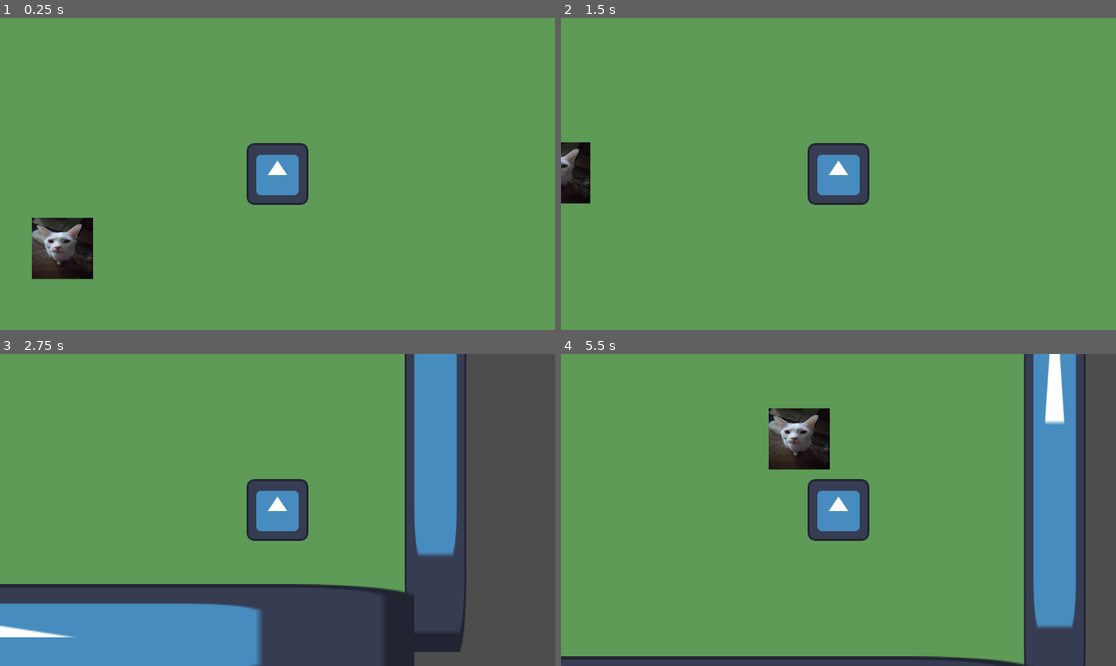
Above: before the commit, frames 1-4 (two rows, left to right).
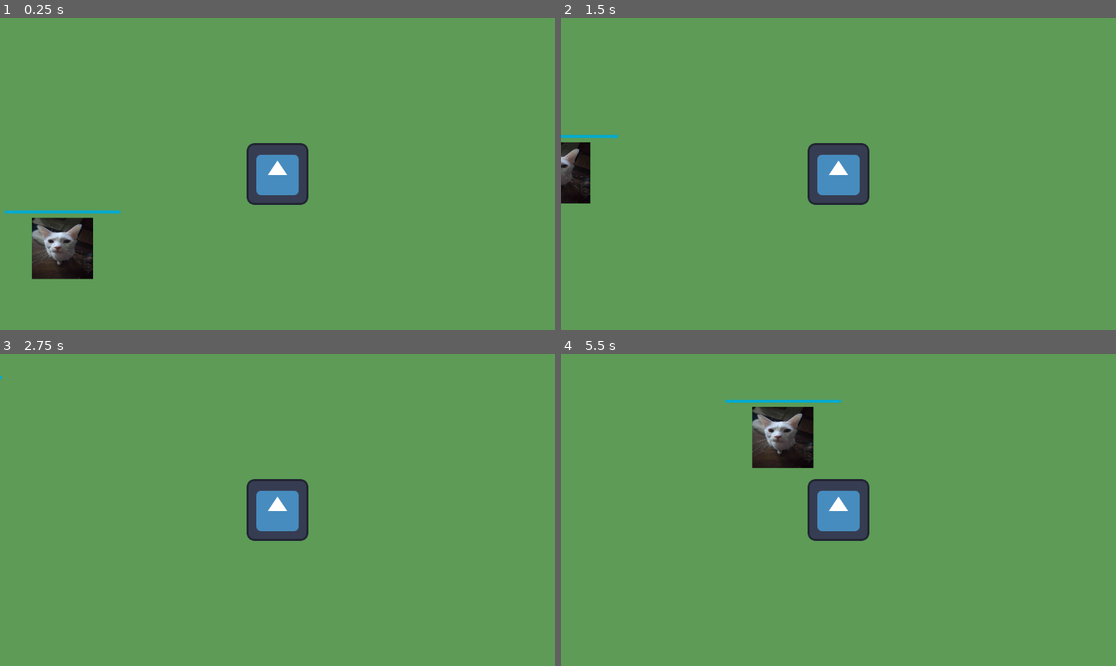
Above: after the commit, the same moments.

Repository: CupChad/SurvivorLike
Game: Godot game, scene res://Scenes/main.tscn
Two runs of this game, one before a commit and one after it. Both use one fixed random seed, a clock stepped at 60 frames per second and the inputs below. Before the commit the project starts from res://Assets/main.tscn. The engine's default icon, where the game draws it, is replaced by a stand-in: a white triangle on a blue panel in a dark square.
Inputs:
- Up to frame 1 (0.25 s): no input
- Up to frame 2 (1.5 s): hold D (move_right) 0.53-1.28 s; hold S (move_down) from 1.28 s (still down)
- Up to frame 3 (2.75 s): release S (move_down) at 2.03 s; hold D (move_right) from 2.03 s (still down)
- Up to frame 4 (5.5 s): release D (move_right) at 2.78 s; hold W (move_up) 2.78-3.53 s; hold A (move_left) 3.53-5.03 s; hold S (move_down) from 5.03 s (still down)

The runs differ from the first frame. In frame 1, 0.2% of the frame differs, in the area x 0-22%, y 61-63%; in frame 2, 0.1%; in frame 3, 46%, in the area x 0-100%, y 0-100%; in frame 4, 21%.

Commit message:
Changed enemy AI, added non functional healthbar.

Diff:
--- a/Assets/main.tscn
+++ /dev/null
@@ -1,41 +0,0 @@
-[gd_scene load_steps=4 format=3 uid="uid://d2ixxagmg7tvm"]
-
-[ext_resource type="PackedScene" uid="uid://h6cd11x5fhga" path="res://Assets/object_(rename).tscn" id="1_gthij"]
-[ext_resource type="PackedScene" uid="uid://c2evov8d782ml" path="res://Assets/player.tscn" id="2_6a851"]
-[ext_resource type="PackedScene" uid="uid://bceemsywu52j" path="res://Assets/enemy_1.tscn" id="3_ullgt"]
-
-[node name="main" type="Node2D"]
-
-[node name="world" type="Node2D" parent="."]
-
-[node name="Background" type="ColorRect" parent="world"]
-offset_left = -1075.0
-offset_top = -587.0
-offset_right = 1097.0
-offset_bottom = 670.0
-color = Color(0.366875, 0.606781, 0.342611, 1)
-
-[node name="Object (rename)" parent="world" instance=ExtResource("1_gthij")]
-position = Vector2(-1037, 34)
-scale = Vector2(1, 10.1083)
-
-[node name="Object (rename)2" parent="world" instance=ExtResource("1_gthij")]
-position = Vector2(1053, 23.0001)
-scale = Vector2(1, 10.1083)
-
-[node name="Object (rename)3" parent="world" instance=ExtResource("1_gthij")]
-position = Vector2(0, -504)
-scale = Vector2(16.08, 1.66834)
-
-[node name="Object (rename)4" parent="world" instance=ExtResource("1_gthij")]
-position = Vector2(-19.9999, 636)
-scale = Vector2(16.08, 1.66834)
-
-[node name="enemies" type="Node2D" parent="."]
-
-[node name="Enemy1" parent="enemies" instance=ExtResource("3_ullgt")]
-position = Vector2(-493, 170)
-
-[node name="character" type="Node2D" parent="."]
-
-[node name="Player" parent="character" groups=["player"] instance=ExtResource("2_6a851")]
--- /dev/null
+++ b/Scenes/Healthbar.tscn
@@ -0,0 +1,47 @@
+[gd_scene load_steps=6 format=3 uid="uid://cumctu3v8fpdt"]
+
+[ext_resource type="Script" path="res://Scenes/healthbar.gd" id="1_majk6"]
+
+[sub_resource type="StyleBoxEmpty" id="StyleBoxEmpty_kyttr"]
+
+[sub_resource type="StyleBoxFlat" id="StyleBoxFlat_5davy"]
+bg_color = Color(9.62615e-07, 0.665607, 0.815544, 1)
+
+[sub_resource type="StyleBoxFlat" id="StyleBoxFlat_7rp8k"]
+bg_color = Color(0.0768358, 0.0768358, 0.0768358, 1)
+expand_margin_left = 1.0
+expand_margin_top = 1.0
+expand_margin_right = 1.0
+expand_margin_bottom = 1.0
+shadow_color = Color(0, 0, 0, 0.27451)
+shadow_offset = Vector2(0, 1)
+
+[sub_resource type="StyleBoxFlat" id="StyleBoxFlat_nm48k"]
+bg_color = Color(1, 1, 1, 1)
+
+[node name="Healthbar" type="ProgressBar"]
+offset_right = 240.0
+offset_bottom = 4.0
+theme_override_styles/background = SubResource("StyleBoxEmpty_kyttr")
+theme_override_styles/fill = SubResource("StyleBoxFlat_5davy")
+value = 80.0
+show_percentage = false
+script = ExtResource("1_majk6")
+
+[node name="DamageBar" type="ProgressBar" parent="."]
+z_index = -1
+layout_mode = 1
+anchors_preset = 15
+anchor_right = 1.0
+anchor_bottom = 1.0
+grow_horizontal = 2
+grow_vertical = 2
+theme_override_styles/background = SubResource("StyleBoxFlat_7rp8k")
+theme_override_styles/fill = SubResource("StyleBoxFlat_nm48k")
+value = 100.0
+show_percentage = false
+
+[node name="Timer" type="Timer" parent="."]
+one_shot = true
+
+[connection signal="timeout" from="Timer" to="." method="_on_timer_timeout"]
--- a/Assets/enemy_1.tscn
+++ b/Scenes/enemy_1.tscn
@@ -1,7 +1,8 @@
-[gd_scene load_steps=4 format=3 uid="uid://bceemsywu52j"]
+[gd_scene load_steps=5 format=3 uid="uid://bceemsywu52j"]
 
 [ext_resource type="Texture2D" uid="uid://bre0aqj0xames" path="res://Image Assets/pops.jpg" id="1_evv8d"]
 [ext_resource type="Script" path="res://Scripts/enemyMovement.gd" id="1_qbo5s"]
+[ext_resource type="PackedScene" uid="uid://cumctu3v8fpdt" path="res://Scenes/Healthbar.tscn" id="3_l6t2o"]
 
 [sub_resource type="RectangleShape2D" id="RectangleShape2D_wjb4a"]
 size = Vector2(128, 128)
@@ -18,3 +19,14 @@
 
 [node name="CollisionShape2D" type="CollisionShape2D" parent="."]
 shape = SubResource("RectangleShape2D_wjb4a")
+
+[node name="Healthbar" parent="." instance=ExtResource("3_l6t2o")]
+anchors_preset = 5
+anchor_left = 0.5
+anchor_right = 0.5
+offset_left = -120.0
+offset_top = -78.0
+offset_right = 120.0
+offset_bottom = -72.0
+grow_horizontal = 2
+value = 100.0
--- /dev/null
+++ b/Scenes/healthbar.gd
@@ -0,0 +1,33 @@
+extends ProgressBar
+
+
+@onready var timer = $Timer
+@onready var damage_bar = $DamageBar
+
+
+var health = 0 : set = _set_health
+
+func _set_health(new_health):
+	var prev_health = health
+	health = min(max_value, new_health)
+	value = health
+
+	if health <= 0:
+		queue_free()
+
+	if health < prev_health:
+		timer.start()
+	else:
+		damage_bar.value = health
+
+func init_health(_health):
+	health = _health
+	max_value = health
+	value = health
+	damage_bar.max_value = health
+	damage_bar.value = health
+
+
+
+func _on_timer_timeout() -> void:
+	damage_bar.value = health
--- /dev/null
+++ b/Scenes/main.tscn
@@ -0,0 +1,24 @@
+[gd_scene load_steps=3 format=3 uid="uid://d2ixxagmg7tvm"]
+
+[ext_resource type="PackedScene" uid="uid://c2evov8d782ml" path="res://Scenes/player.tscn" id="2_6a851"]
+[ext_resource type="PackedScene" uid="uid://bceemsywu52j" path="res://Scenes/enemy_1.tscn" id="3_ullgt"]
+
+[node name="main" type="Node2D"]
+
+[node name="world" type="Node2D" parent="."]
+
+[node name="Background" type="ColorRect" parent="world"]
+offset_left = -1559.0
+offset_top = -809.0
+offset_right = 1494.0
+offset_bottom = 1074.0
+color = Color(0.366875, 0.606781, 0.342611, 1)
+
+[node name="character" type="Node2D" parent="."]
+
+[node name="Player" parent="character" groups=["player"] instance=ExtResource("2_6a851")]
+
+[node name="enemies" type="Node2D" parent="."]
+
+[node name="Enemy1" parent="enemies" instance=ExtResource("3_ullgt")]
+position = Vector2(-493, 170)
--- a/Assets/player.tscn
+++ b/Scenes/player.tscn
@@ -4,7 +4,7 @@
 [ext_resource type="Texture2D" uid="uid://b4rocvkvo1vge" path="res://Image Assets/icon.svg" id="2_va6l1"]
 
 [sub_resource type="RectangleShape2D" id="RectangleShape2D_7n7we"]
-size = Vector2(119, 49)
+size = Vector2(119, 122.5)
 
 [node name="Player" type="CharacterBody2D"]
 script = ExtResource("1_1tjrg")
@@ -15,7 +15,16 @@
 texture = ExtResource("2_va6l1")
 
 [node name="CollisionShape2D" type="CollisionShape2D" parent="."]
-position = Vector2(0, 38)
+position = Vector2(0, 1.25)
 shape = SubResource("RectangleShape2D_7n7we")
 
 [node name="Camera2D" type="Camera2D" parent="."]
+scale = Vector2(6.55336, 4.38305)
+
+[node name="TextureProgressBar" type="TextureProgressBar" parent="."]
+offset_left = -565.0
+offset_top = -310.0
+offset_right = -208.0
+offset_bottom = -237.0
+fill_mode = 1
+texture_progress = ExtResource("2_va6l1")
--- /dev/null
+++ b/Scenes/weapon.tscn
@@ -0,0 +1,3 @@
+[gd_scene format=3 uid="uid://c2u83lwdmbcy6"]
+
+[node name="Weapon" type="Area2D"]
--- a/Scripts/enemyMovement.gd
+++ b/Scripts/enemyMovement.gd
@@ -3,11 +3,11 @@
 
 @export var speed: float = 200.0
 
-func _process(delta: float) -> void:
+@onready var player = get_node("/root/main/character/Player")
+
+func _physics_process(_delta):
 	# Gets player position.
-	var player = get_tree().get_first_node_in_group("player")
-	if not player:
-		return
-	var destination = player.position
-	# Moves enemy toward player.
-	position = position.move_toward(destination, speed * delta)
+	var direction = global_position.direction_to(player.global_position)
+	# Moves enemy towards player.
+	velocity = direction * speed
+	move_and_slide()
--- a/project.godot
+++ b/project.godot
@@ -11,7 +11,7 @@
 [application]
 
 config/name="SurvivorsLike"
-run/main_scene="res://Assets/main.tscn"
+run/main_scene="res://Scenes/main.tscn"
 config/features=PackedStringArray("4.3", "Forward Plus")
 config/icon="res://Image Assets/icon.svg"
 
Renamed: Assets/object_(rename).tscn -> Scenes/object_(rename).tscn
